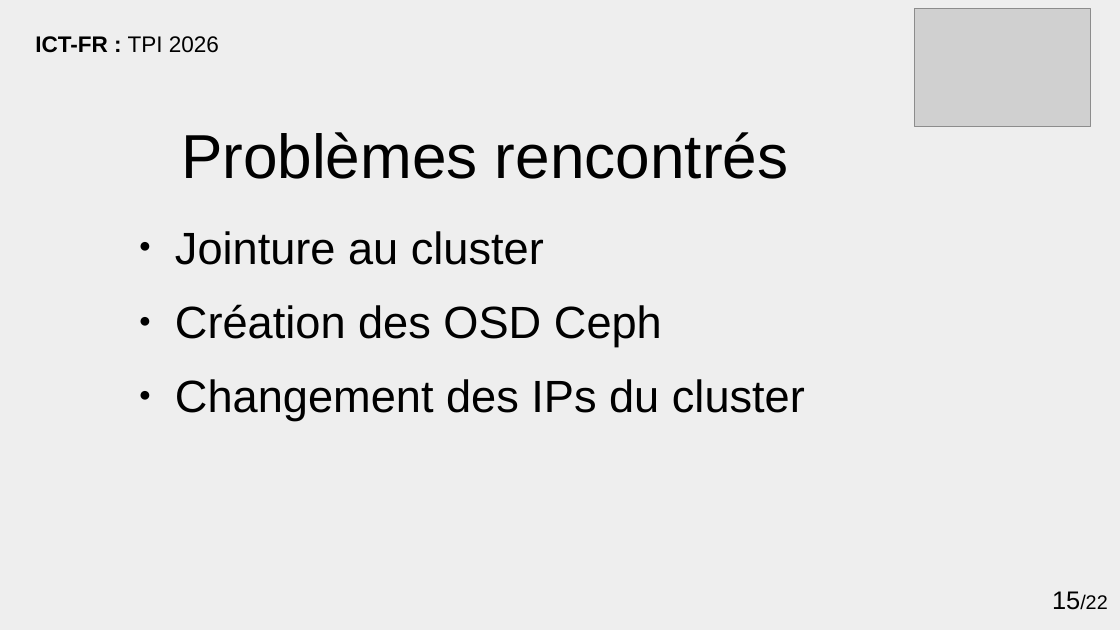
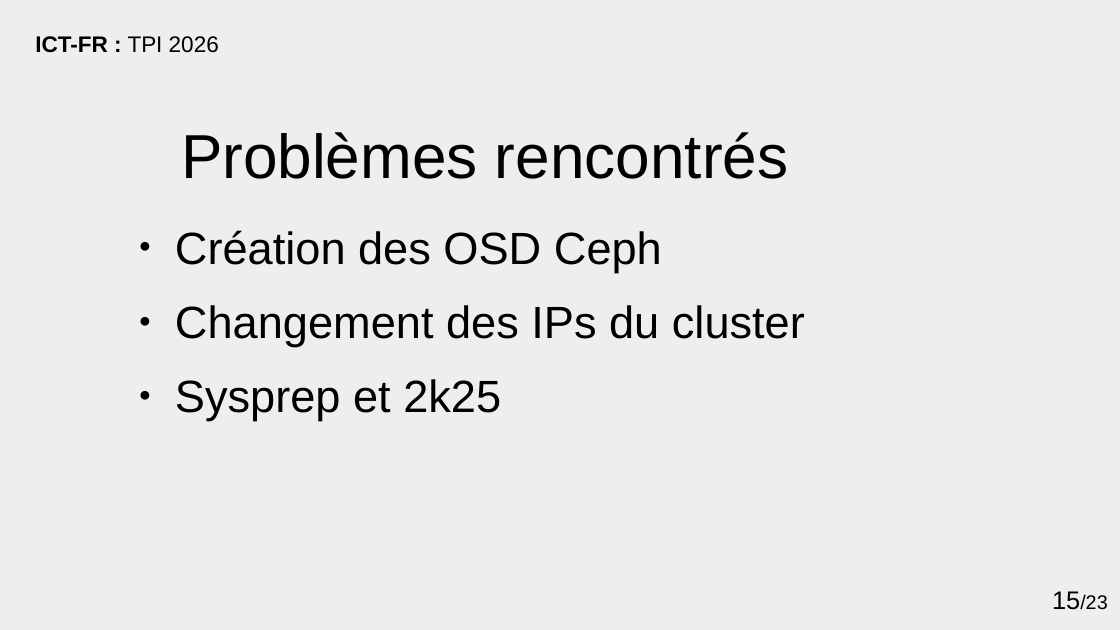
Before and after one commit to Lucielle-Voeffray/TPI-2026, a slide deck: slide 15 of defense/presentation.odp. Drawn at 1120x630 pixels with LibreOffice and Linux fonts; fonts in the diff are those of the drawing; grey boxes stand for pictures; background and template pictures are left out. Boxes give left, top, right and bottom in pixels: in the first picture for what was removed or moved away, otherwise in the second. Text is boxed around its words. In the diff, an @@ line names an element or a change of style, - is before the commit and + after.

```diff
--- a/defense/presentation.odp
+++ b/defense/presentation.odp
@@ picture removed at [915, 9, 1091, 127] @@
@@ text at [175, 231, 544, 265]: paragraph removed @@
-● Jointure au cluster
@@ text at [175, 379, 501, 420]: paragraph added @@
+● Sysprep et 2k25
@@ page number at [1052, 591, 1107, 610]: text changed @@
-15/22
+15/23
```
Also in this commit, not shown: 12 other slides changed, 10 slides added, 9 slides removed, 1 other file.
